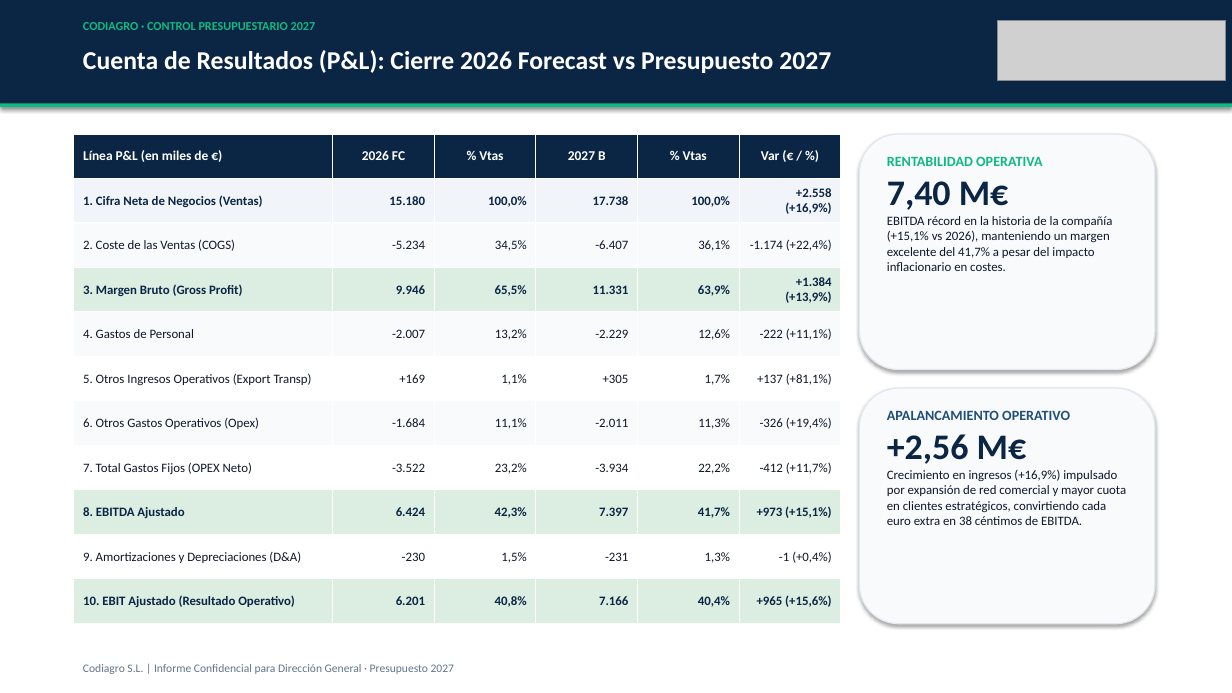
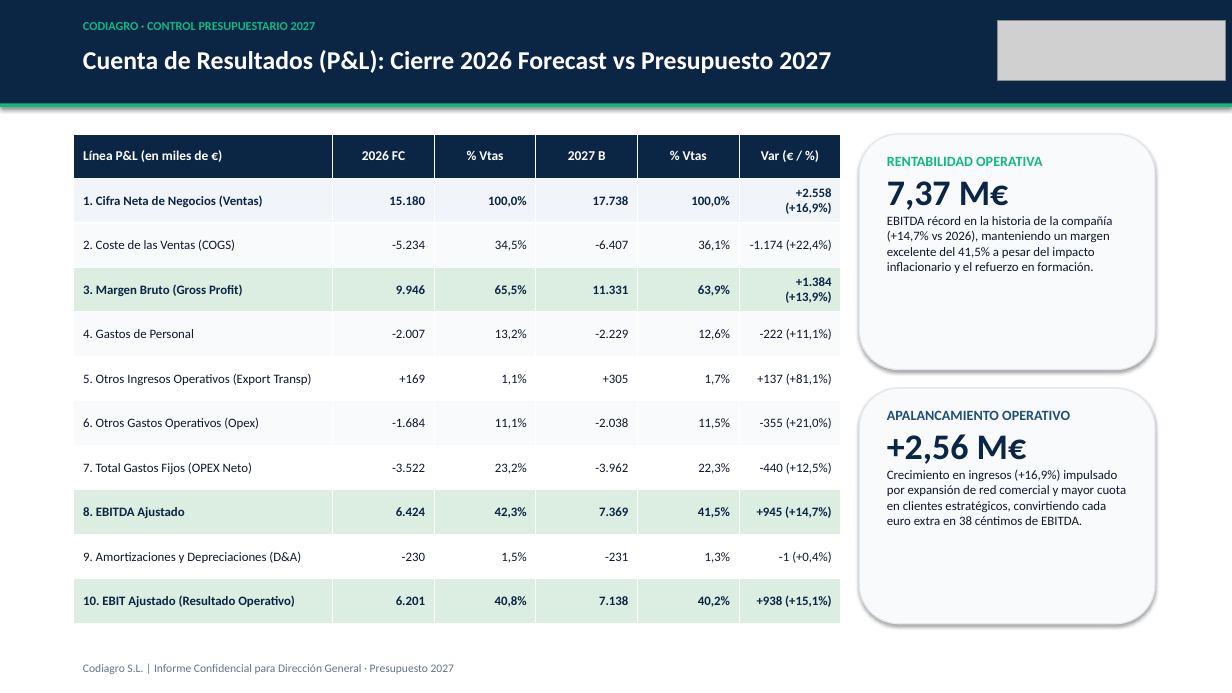
Before and after one commit to codiagrooscar/dashboard-presupuesto-2026, a slide deck: slide 3 of Presentacion_Presupuesto_2027_Codiagro.pptx. Drawn at 1232x693 pixels with LibreOffice and Linux fonts; fonts in the diff are those of the drawing; grey boxes stand for pictures. Boxes give left, top, right and bottom in pixels: in the first picture for what was removed or moved away, otherwise in the second. Text is boxed around its words. In the diff, an @@ line names an element or a change of style, - is before the commit and + after.

Commit message:
Actualizar cuentas de formacion (53.215e) y gastos de comerciales con estacionalidad mensual

```diff
--- a/Presentacion_Presupuesto_2027_Codiagro.pptx
+++ b/Presentacion_Presupuesto_2027_Codiagro.pptx
@@ table at (74,134,841,624) @@
-row 7: 6. Otros Gastos Operativos (Opex) | -1.684 | 11,1% | -2.011 | 11,3% | -326 (+19,4%)
+row 7: 6. Otros Gastos Operativos (Opex) | -1.684 | 11,1% | -2.038 | 11,5% | -355 (+21,0%)
-row 8: 7. Total Gastos Fijos (OPEX Neto) | -3.522 | 23,2% | -3.934 | 22,2% | -412 (+11,7%)
+row 8: 7. Total Gastos Fijos (OPEX Neto) | -3.522 | 23,2% | -3.962 | 22,3% | -440 (+12,5%)
-row 9: 8. EBITDA Ajustado | 6.424 | 42,3% | 7.397 | 41,7% | +973 (+15,1%)
+row 9: 8. EBITDA Ajustado | 6.424 | 42,3% | 7.369 | 41,5% | +945 (+14,7%)
-row 11: 10. EBIT Ajustado (Resultado Operativo) | 6.201 | 40,8% | 7.166 | 40,4% | +965 (+15,6%)
+row 11: 10. EBIT Ajustado (Resultado Operativo) | 6.201 | 40,8% | 7.138 | 40,2% | +938 (+15,1%)
@@ text at (887,181,1113,273): text changed @@
-7,40 M€
-EBITDA récord en la historia de la compañía (+15,1% vs 2026), manteniendo un margen excelente del 41,7% a pesar del impacto inflacionario en costes.
+7,37 M€
+EBITDA récord en la historia de la compañía (+14,7% vs 2026), manteniendo un margen excelente del 41,5% a pesar del impacto inflacionario y el refuerzo en formación.
```
Also in this commit, not shown: 2 other slides changed, 11 other files.
